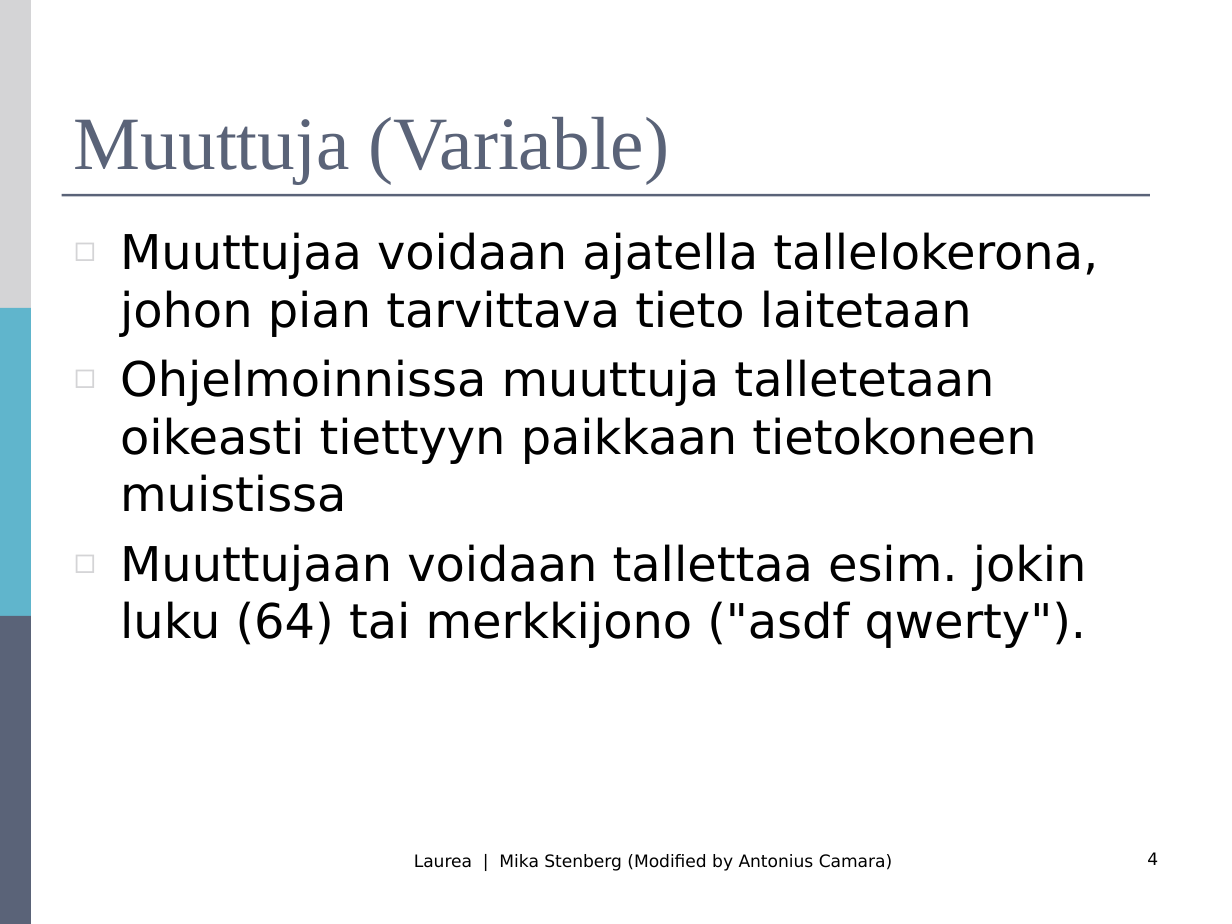
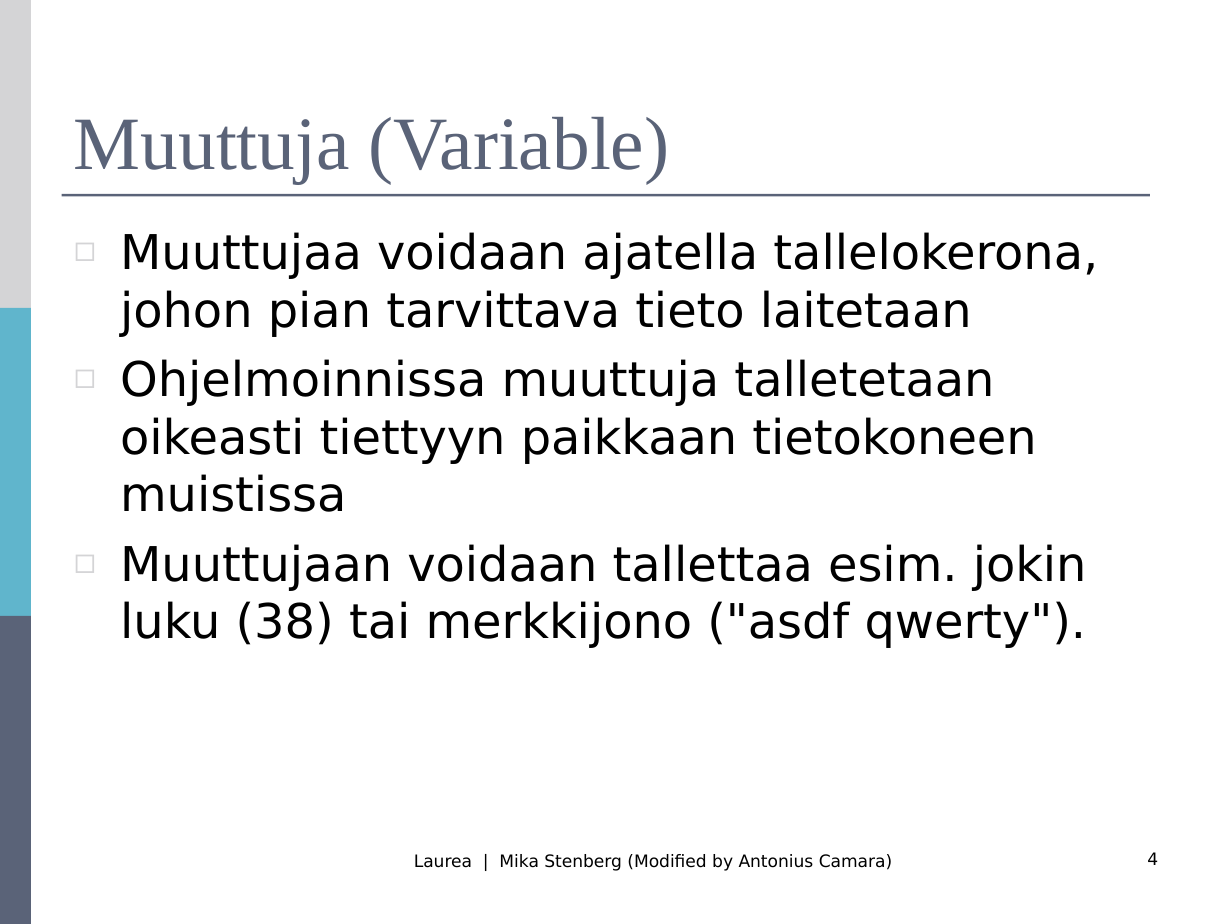
Before and after one commit to mjstenbe/OO_2017, a slide deck: slide 4 of Lecture materials (Antonius)/R0027-Luento-2-MuutujatLaus.ppt. Drawn at 1232x924 pixels with LibreOffice and Linux fonts; fonts in the diff are those of the drawing. Boxes give left, top, right and bottom in pixels: in the first picture for what was removed or moved away, otherwise in the second. Text is boxed around its words. In the diff, an @@ line names an element or a change of style, - is before the commit and + after.

```diff
--- a/Lecture materials (Antonius)/R0027-Luento-2-MuutujatLaus.ppt
+++ b/Lecture materials (Antonius)/R0027-Luento-2-MuutujatLaus.ppt
@@ text at [120, 544, 1087, 648]: text changed @@
-◻ Muuttujaan voidaan tallettaa esim. jokin luku (64) tai merkkijono ("asdf qwerty").
+◻ Muuttujaan voidaan tallettaa esim. jokin luku (38) tai merkkijono ("asdf qwerty").
```
Also in this commit, not shown: 2 other slides changed, 1 slide added, 1 slide removed, 6 other files.
